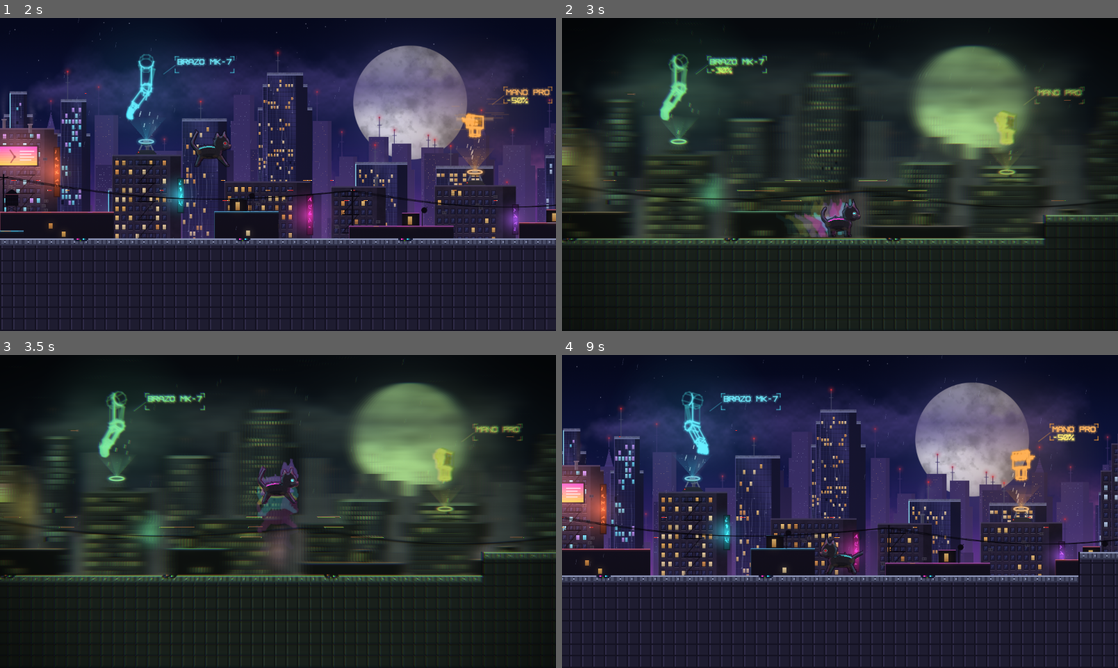
Above: before the commit, frames 1-4 (two rows, left to right).
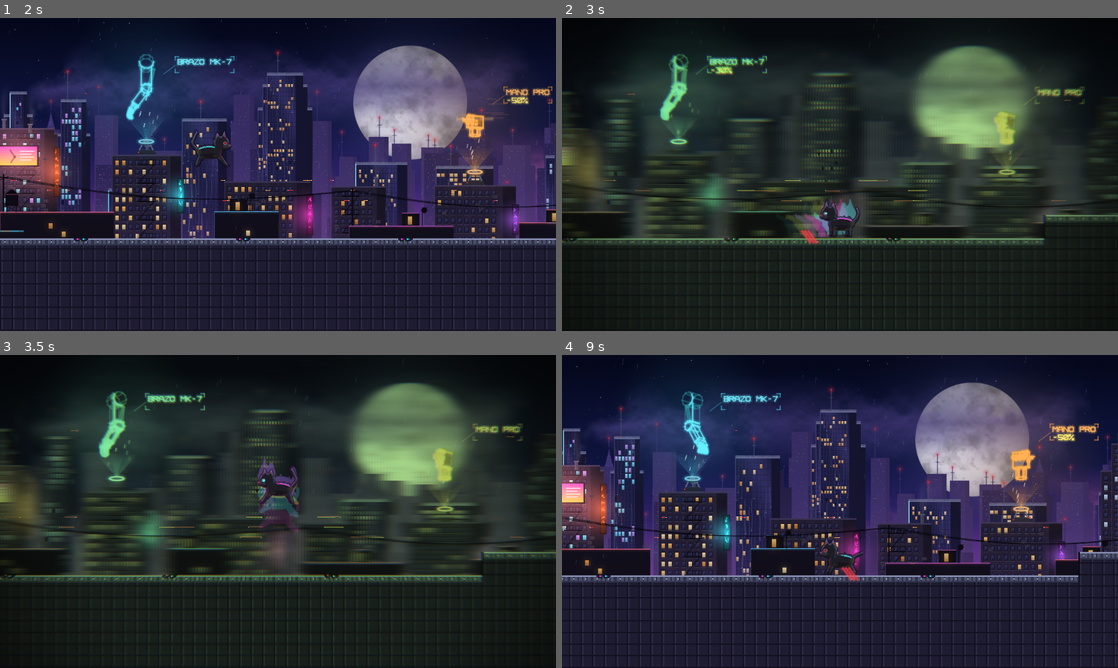
Above: after the commit, the same moments.

Repository: baltamiranocarrasco-ux/chronicles-of-the-kitten
Game: Godot game, scene res://scenes/test_level.tscn
The game is run twice, just before and just after one commit, with the same random seed, the same clock (stepped at 60 frames per second) and the same inputs.
Inputs (mouse positions are in pixels of both pictures, inside the frame that each line leads up to):
- Up to frame 1 (2 s): move the mouse to (400, 158) at 0.52 s; hold D (move_right) 0.53-1.28 s; tap E (interact) at 0.6 s; click (400, 158) at 0.67 s; tap Space (jump) at 0.77, 1.52 s; move the mouse to (166, 190) at 1.27 s; hold S (move_down) from 1.28 s (still down); tap Ctrl (slide) at 1.35 s; click (166, 190) at 1.42 s
- Up to frame 2 (3 s): move the mouse to (895, 105) at 2.02 s; release S (move_down) at 2.03 s; hold D (move_right) 2.03-2.78 s; tap Q (slow_time) at 2.1 s; click (895, 105) at 2.17 s; move the mouse to (812, 237) at 2.77 s; hold W (move_up) from 2.78 s (still down); tap Shift (sprint) at 2.85 s; click (812, 237) at 2.92 s
- Up to frame 3 (3.5 s): keep holding W (move_up); tap Space (jump) at 3.02 s
- Up to frame 4 (9 s): move the mouse to (1006, 558) at 3.52 s; release W (move_up) at 3.53 s; hold A (move_left) 3.53-5.03 s; tap R (stop_time) at 3.6, 7.35 s; click (1006, 558) at 3.67 s; tap Space (jump) at 3.77, 4.52, 6.02, 6.77, 7.52 s; move the mouse to (673, 464) at 4.27 s; tap E (interact) at 4.35, 8.1 s; click (673, 464) at 4.42 s; move the mouse to (867, 511) at 5.02 s; hold S (move_down) 5.03-5.78 s; tap Ctrl (slide) at 5.1, 8.85 s; click (867, 511) at 5.17 s; tap Enter at 5.75 s; move the mouse to (756, 433) at 5.77 s; hold D (move_right) 5.78-6.53 s; tap Q (slow_time) at 5.85 s; click (756, 433) at 5.92 s; move the mouse to (962, 495) at 6.52 s; hold W (move_up) 6.53-7.28 s; hold Shift (sprint) 6.53-7.28 s; click (962, 495) at 6.67 s; move the mouse to (728, 527) at 7.27 s; hold D (move_right) 7.28-8.03 s; click (728, 527) at 7.42 s; move the mouse to (895, 442) at 8.02 s; hold S (move_down) 8.03-8.78 s; click (895, 442) at 8.17 s; move the mouse to (812, 574) at 8.77 s; hold A (move_left) from 8.78 s (still down); click (812, 574) at 8.92 s

Frame 1 is identical in both runs. In frame 2, 0.4% of the frame differs, in the area x 42-54%, y 58-73%; in frame 3, 0.6%, in the area x 46-54%, y 33-57%; in frame 4, less than 0.1%.

Commit message:
Add a trust relationship with the cat through the mouse
The cat was a discarded experiment, so it starts out distrusting and
learns to trust the player slowly. Trust (0-100) lives in the CatBond
autoload and is saved to user://cat_bond.cfg, so it carries over between
sessions. Gains are capped at 15 per session and losses are not, so it
takes several sessions and drops faster than it grows. There is no bar:
the cat's behavior shows it.

effects/bond_controller.gd (on the player) reacts to the cursor:
- hostile (<20): hisses and swipes at a nearby cursor, leaving red
  scratch marks (visual only)
- wary (<50): backs off with flattened ears
- in both: keeping the cursor still nearby without touching builds trust
- tolerant (<80): lets you pet it (purr waves); after 3-6 s it warns
  (ears back, tail lashing) and bites if you keep going
- bonded (>=80): faces the cursor, headbutts it, allows 12-18 s of petting
  (hearts) and sleeps belly up
- trust drops on fast cursor swipes over it, clicks, waking it with a
  click and ignoring its warning; letting it sleep calmly raises it
- at 90+ the recall hologram turns pink and reads "SUJETO K-7 / ADOPTADO"
  without the crossed-out slash

Reactions run in a new MOOD player state that any movement input cancels
instantly, so petting never gets in the way of playing. The cursor is a
cyan crosshair. New HD poses (swipe with plasma claws, flinch, happy pet,
headbutt, warning, belly-up sleep) extend the sheet to 8x10; the pixel-art
option reuses existing frames for them.

Co-Authored-By: Claude Opus 5.5 <noreply@anthropic.com>
Claude-Session: https://claude.ai/code/session_01972UaWTLzmshJ9tyJgi3SZ

Diff:
--- /dev/null
+++ b/effects/bond_controller.gd
@@ -0,0 +1,299 @@
+extends Node2D
+## Relación con el gato a través del mouse (hijo del jugador).
+## Según la confianza guardada en CatBond reacciona distinto al cursor:
+##   hostil (< 20)      : si acercas el cursor bufa y lanza un zarpazo (arañazos
+##                        en pantalla, solo visuales). Si dejas el cursor quieto
+##                        cerca, sin tocarlo, va ganando confianza.
+##   desconfiado (< 50) : retrocede con las orejas aplastadas; igual que antes,
+##                        la paciencia (cursor quieto cerca) suma.
+##   tolerante (< 80)   : se deja acariciar (ronronea); si sigues demasiado,
+##                        avisa (orejas atrás, cola azotando) y si insistes muerde.
+##   apegado (>= 80)    : mira al cursor, da cabezazos, se deja acariciar mucho
+##                        más (corazones) y duerme panza arriba.
+## Restan confianza: pasar el cursor rápido por encima, hacer clic sobre él
+## (sobre todo dormido) e ignorar su aviso. Nada de esto afecta al juego:
+## el zarpazo no hace daño ni frena al gato.
+
+const REACT := 16.0 ## distancia del cursor al gato a la que reacciona (px del juego)
+const NEAR := 42.0 ## hasta aquí cuenta como "quedarse cerca" sin molestarlo
+const STILL_SPEED := 25.0 ## cursor quieto por debajo de esta velocidad (px/s)
+const FAST_SPEED := 380.0 ## pasar el cursor más rápido que esto por encima lo asusta
+const PATIENCE_TIME := 2.5 ## segundos de cursor quieto cerca para ganar confianza
+const PATIENCE_GAIN := 1.0
+const PET_GAIN := 1.2 ## por segundo de caricia
+const CALM_SLEEP_TIME := 30.0 ## dormir sin que lo molesten también suma
+const CALM_SLEEP_GAIN := 1.0
+const FAST_LOSS := 3.0
+const CLICK_LOSS := 2.0
+const WAKE_LOSS := 4.0
+const BITE_LOSS := 2.0
+const SWIPE_COOLDOWN := 1.8
+const WARN_TIME := 0.9 ## lo que dura el aviso antes de morder
+
+const SCRATCH := Color(1.0, 0.25, 0.3)
+const PURR := Color(0.8, 0.9, 1.0)
+const HEART := Color(1.0, 0.45, 0.7)
+
+## Solo para pruebas: si no es null, se usa en vez de la posición real del mouse
+var debug_mouse = null
+var click_pending := false ## clic izquierdo pendiente (también lo usan las pruebas)
+
+var _mouse_prev := Vector2.INF
+var _speed := 0.0
+var _patience := 0.0
+var _cooldown := 0.0
+var _pet_time := 0.0
+var _pet_limit := 4.0
+var _warn_left := 0.0
+var _calm_sleep := 0.0
+var _headbutt_wait := 0.0
+var _marks := [] ## arañazos: {pos, life}
+var _fx := [] ## ondas de ronroneo y corazones: {pos, vel, life, max, heart}
+
+@onready var player: CharacterBody2D = owner
+@onready var sprite: Sprite2D = owner.get_node("Sprite2D")
+
+
+func _ready() -> void:
+	# La R congela también esto (el gato congelado no reacciona)
+	process_mode = PROCESS_MODE_PAUSABLE
+	z_index = 3
+	_pet_limit = _new_pet_limit()
+	_set_cursor()
+
+
+func _exit_tree() -> void:
+	Input.set_custom_mouse_cursor(null)
+
+
+func _unhandled_input(event: InputEvent) -> void:
+	if event is InputEventMouseButton and event.pressed and event.button_index == MOUSE_BUTTON_LEFT:
+		click_pending = true
+
+
+func _process(delta: float) -> void:
+	var real := delta / Engine.time_scale
+	var mouse := _mouse()
+	if _mouse_prev != Vector2.INF:
+		_speed = lerpf(_speed, mouse.distance_to(_mouse_prev) / maxf(real, 0.0001), 0.35)
+	_mouse_prev = mouse
+	var clicked := click_pending
+	click_pending = false
+	_cooldown = maxf(_cooldown - real, 0.0)
+	_headbutt_wait = maxf(_headbutt_wait - real, 0.0)
+	_update_fx(real)
+
+	var dist := _distance_to_cat(mouse)
+	var over := dist <= 0.0
+
+	# Dormido: hacer clic lo despierta de mal humor; dejarlo en paz suma
+	if player.is_asleep():
+		_reset_petting()
+		if clicked and over:
+			player.wake_by_click()
+			CatBond.change(-WAKE_LOSS * (0.25 if CatBond.is_bonded() else 1.0))
+		elif not over and _speed < STILL_SPEED:
+			# Dejarlo dormir tranquilo (cursor lejos o quieto) también suma
+			_calm_sleep += real
+			if _calm_sleep >= CALM_SLEEP_TIME:
+				_calm_sleep = 0.0
+				CatBond.change(CALM_SLEEP_GAIN)
+		return
+	_calm_sleep = 0.0
+
+	if not player.can_react():
+		_reset_petting()
+		return
+
+	# Cursor brusco por encima o clic: lo asusta (menos si ya confía)
+	if over and _speed > FAST_SPEED and _cooldown <= 0.0:
+		if CatBond.is_bonded():
+			# Ya confía: un movimiento brusco solo lo incomoda un poco
+			CatBond.change(-FAST_LOSS * 0.3)
+			_cooldown = 1.0
+		else:
+			CatBond.change(-FAST_LOSS)
+			_scare(mouse)
+		return
+	if clicked and over and not CatBond.is_bonded():
+		CatBond.change(-CLICK_LOSS)
+		_scare(mouse)
+		return
+
+	if CatBond.is_hostile():
+		_hostile(mouse, dist, real)
+	elif CatBond.is_wary():
+		_wary(mouse, dist, real)
+	else:
+		_friendly(mouse, dist, over, real)
+
+
+# --- niveles ---------------------------------------------------------------
+
+func _hostile(mouse: Vector2, dist: float, real: float) -> void:
+	if dist < REACT:
+		if _cooldown <= 0.0:
+			_scare(mouse)
+		return
+	_patience_near(dist, real)
+
+
+func _wary(mouse: Vector2, dist: float, real: float) -> void:
+	if dist < REACT + 4.0:
+		# Retrocede mirando al cursor con las orejas aplastadas
+		player.face(signf(mouse.x - sprite.global_position.x))
+		player.play_mood(&"flinch")
+		return
+	if player.mood() == &"flinch":
+		player.end_mood()
+	_patience_near(dist, real)
+
+
+func _friendly(mouse: Vector2, dist: float, over: bool, real: float) -> void:
+	var bonded := CatBond.is_bonded()
+	if _warn_left > 0.0:
+		_warn_left -= real
+		if _warn_left <= 0.0:
+			if over and not bonded:
+				# Ignoraste el aviso: muerde
+				CatBond.change(-BITE_LOSS)
+				_scare(mouse)
+			_reset_petting()
+			_cooldown = 2.0
+		return
+	if over and _cooldown <= 0.0 and _speed < FAST_SPEED:
+		# Caricia
+		player.keep_awake()
+		player.play_mood(&"pet")
+		if _pet_time == 0.0:
+			_pet_limit = _new_pet_limit() # según la confianza de ahora
+		_pet_time += real
+		CatBond.change(PET_GAIN * real)
+		_emit_affection(real, bonded)
+		if _pet_time >= _pet_limit:
+			# Sobreestimulado: avisa antes de morder
+			player.play_mood(&"warn")
+			_warn_left = WARN_TIME
+		return
+	if player.mood() == &"pet":
+		player.end_mood()
+	_pet_time = maxf(_pet_time - real * 0.5, 0.0)
+	if bonded and dist < NEAR:
+		# Apegado: mira al cursor y a veces se acerca a darle un cabezazo
+		player.face(signf(mouse.x - sprite.global_position.x))
+		if dist < REACT and _speed < STILL_SPEED and _headbutt_wait <= 0.0:
+			_headbutt_wait = 3.0
+			player.play_mood(&"headbutt")
+			CatBond.change(0.5)
+	elif not bonded:
+		_patience_near(dist, real)
+
+
+func _patience_near(dist: float, real: float) -> void:
+	# Dejar que él se acostumbre: cursor quieto cerca, sin tocarlo
+	if dist < NEAR and _speed < STILL_SPEED:
+		_patience += real
+		if _patience >= PATIENCE_TIME:
+			_patience = 0.0
+			CatBond.change(PATIENCE_GAIN)
+	else:
+		_patience = maxf(_patience - real, 0.0)
+
+
+func _scare(mouse: Vector2) -> void:
+	# Zarpazo hacia el cursor; si lo alcanza deja arañazos (solo visuales)
+	player.face(signf(mouse.x - sprite.global_position.x))
+	player.play_mood(&"swipe")
+	_cooldown = SWIPE_COOLDOWN
+	_reset_petting()
+	if _distance_to_cat(mouse) < REACT + 6.0:
+		_marks.append({pos = mouse, life = 0.7})
+
+
+func _reset_petting() -> void:
+	_pet_time = 0.0
+	_warn_left = 0.0
+	_pet_limit = _new_pet_limit()
+
+
+func _new_pet_limit() -> float:
+	# Cuánto aguanta caricias antes de avisar (mucho más si confía)
+	return randf_range(12.0, 18.0) if CatBond.is_bonded() else randf_range(3.0, 6.0)
+
+
+# --- geometría ------------------------------------------------------------------
+
+func _mouse() -> Vector2:
+	return debug_mouse if debug_mouse != null else get_global_mouse_position()
+
+
+## Distancia del punto al gato (cuerpo y cabeza); <= 0 si está encima.
+func _distance_to_cat(p: Vector2) -> float:
+	var center := sprite.global_position
+	var f: float = player.facing()
+	var body := center + Vector2(f, 5.0)
+	var d_body := (Vector2((p.x - body.x) / 10.0, (p.y - body.y) / 6.0).length() - 1.0) * 6.0
+	var head := center + Vector2(7.5 * f, -2.0)
+	var d_head := p.distance_to(head) - 5.5
+	return minf(d_body, d_head)
+
+
+# --- efectos ----------------------------------------------------------------------
+
+func _emit_affection(real: float, bonded: bool) -> void:
+	if randf() > real * (2.5 if bonded else 3.0):
+		return
+	var head := sprite.global_position + Vector2(7.0 * player.facing(), -8.0)
+	var life := randf_range(0.8, 1.2)
+	_fx.append({pos = head + Vector2(randf_range(-3, 3), 0), vel = Vector2(randf_range(-4, 4), -12),
+			life = life, max = life, heart = bonded})
+
+
+func _update_fx(real: float) -> void:
+	for list in [_marks, _fx]:
+		for i in range(list.size() - 1, -1, -1):
+			var e: Dictionary = list[i]
+			e.life -= real
+			if e.life <= 0.0:
+				list.remove_at(i)
+			elif e.has("vel"):
+				e.pos += e.vel * real
+	queue_redraw()
+
+
+func _draw() -> void:
+	for m in _marks:
+		# Tres arañazos diagonales que se desvanecen
+		var a: float = m.life / 0.7
+		var p: Vector2 = to_local(m.pos)
+		for k in 3:
+			var o := Vector2(k * 2.2 - 2.2, 0)
+			draw_line(p + o + Vector2(-3, -4), p + o + Vector2(3, 4), Color(SCRATCH, 0.9 * a), 0.6, true)
+			draw_line(p + o + Vector2(-3, -4), p + o + Vector2(3, 4), Color(SCRATCH, 0.3 * a), 1.6, true)
+	for e in _fx:
+		var a: float = e.life / e.max
+		var p: Vector2 = to_local(e.pos)
+		if e.heart:
+			var c := Color(HEART, a)
+			draw_circle(p + Vector2(-0.7, 0), 0.8, c, true, -1.0, true)
+			draw_circle(p + Vector2(0.7, 0), 0.8, c, true, -1.0, true)
+			draw_colored_polygon(PackedVector2Array([p + Vector2(-1.5, 0.2), p + Vector2(1.5, 0.2), p + Vector2(0, 2.0)]), c)
+		else:
+			# Ondas de ronroneo
+			draw_arc(p, 1.6, -PI * 0.8, -PI * 0.2, 6, Color(PURR, 0.8 * a), 0.35, true)
+			draw_arc(p, 2.8, -PI * 0.8, -PI * 0.2, 8, Color(PURR, 0.5 * a), 0.35, true)
+
+
+func _set_cursor() -> void:
+	# Mira cian en lugar de la flecha del sistema
+	var size := 21
+	var img := Image.create(size, size, false, Image.FORMAT_RGBA8)
+	var c := Color(0.45, 0.95, 1.0)
+	var mid := size / 2
+	for i in size:
+		var gap := absi(i - mid) <= 2
+		if not gap:
+			img.set_pixel(i, mid, c)
+			img.set_pixel(mid, i, c)
+	img.set_pixel(mid, mid, c)
+	Input.set_custom_mouse_cursor(ImageTexture.create_from_image(img), Input.CURSOR_ARROW, Vector2(mid, mid))
--- a/effects/hologram_ads.gd
+++ b/effects/hologram_ads.gd
@@ -14,6 +14,7 @@
 const META := preload("res://assets/city/city_meta.gd")
 const COLORS := [Color(0.3, 0.92, 1.0), Color(1.0, 0.3, 0.85), Color(1.0, 0.64, 0.22)]
 const RECALL_COLOR := Color(1.0, 0.22, 0.2)
+const ADOPTED_COLOR := Color(1.0, 0.62, 0.78) ## cuando el gato confía del todo (CatBond.ADOPTED)
 const SLOT := 6.0 ## segundos que se muestra cada anuncio
 const SWITCH := 0.45 ## duración del colapso / despliegue al cambiar
 const LIFT := 36.0 ## altura del centro del holograma sobre el cabezal del proyector
@@ -127,7 +128,10 @@
 	var local := fmod(time, SLOT)
 	var unfold := clampf(minf(local, SLOT - local) / SWITCH, 0.0, 1.0)
 	unfold = unfold * unfold * (3.0 - 2.0 * unfold)
+	var adopted := index == RECALL and CatBond.trust >= CatBond.ADOPTED
 	var col: Color = RECALL_COLOR if index == RECALL else COLORS[index % COLORS.size()]
+	if adopted:
+		col = ADOPTED_COLOR
 
 	# Tubo fluorescente defectuoso: parpadeos cortos a ráfagas y, a veces, un
 	# salto de imagen que deja una copia desplazada un instante
@@ -172,7 +176,8 @@
 			var p := center + Vector2(_rnd.randf_range(-20, 20), _rnd.randf_range(-22, 22))
 			draw_rect(Rect2(p, Vector2(0.4, 0.4)), Color(col.lightened(0.3), 0.8 * (1.0 - unfold)))
 
-	_draw_label(ADS[index], center + Vector2(22, -20), col, unfold * flicker, time, index == RECALL)
+	var ad: Array = ["SUJETO K-7", "ADOPTADO"] if adopted else ADS[index]
+	_draw_label(ad, center + Vector2(22, -20), col, unfold * flicker, time, index == RECALL)
 
 
 func _draw_beam(spot: Dictionary, head: Vector2, center: Vector2, top_y: float, col: Color, flicker: float, time: float) -> void:
@@ -437,7 +442,7 @@
 	draw_set_transform(center + Vector2(0, -2), 0.0, Vector2(sx, unfold) / 3.0)
 	draw_texture(_cat_holo, -Vector2(CARD, CARD) / 2.0, Color(col, 0.95 * flicker))
 	draw_set_transform_matrix(Transform2D.IDENTITY)
-	if int(time * 3.0) % 3 != 0:
+	if CatBond.trust < CatBond.ADOPTED and int(time * 3.0) % 3 != 0:
 		var h := 10.0 * unfold
 		draw_line(center + Vector2(-13, h), center + Vector2(13, -h), Color(col, 0.9 * flicker), 0.6, true)
 		draw_line(center + Vector2(-13, h), center + Vector2(13, -h), Color(col, 0.25 * flicker), 2.0, true)
--- a/movment.gd
+++ b/movment.gd
@@ -14,6 +14,7 @@
 	SETTLING, ## da vueltas y se acuesta
 	SLEEPING,
 	ANGRY, ## lo despertaron: arquea el lomo y no obedece hasta terminar
+	MOOD, ## reacciona al mouse (effects/bond_controller.gd); moverse lo interrumpe
 }
 
 var state := State.NORMAL
@@ -134,6 +135,10 @@
 				_set_state(State.NORMAL)
 			elif wants_to_move:
 				_set_state(State.ANGRY)
+		State.MOOD:
+			# El jugador siempre tiene prioridad sobre las reacciones al mouse
+			if wants_to_move or not is_on_floor() or _any_action_pressed():
+				_set_state(State.NORMAL)
 
 func _any_action_pressed() -> bool:
 	for action in ["slow_time", "stop_time", "interact", "move_up", "move_down", "sprint", "slide"]:
@@ -150,7 +155,8 @@
 		State.SETTLING:
 			animationplayer.play("settle")
 		State.SLEEPING:
-			animationplayer.play("sleep")
+			# Con mucha confianza duerme panza arriba
+			animationplayer.play("sleep_belly" if CatBond.is_bonded() else "sleep")
 		State.ANGRY:
 			animationplayer.play("angry")
 
@@ -159,6 +165,52 @@
 		_set_state(State.SLEEPING)
 	elif anim_name == &"angry" and state == State.ANGRY:
 		_set_state(State.NORMAL)
+	elif state == State.MOOD:
+		_set_state(State.NORMAL) # terminó una reacción que no se repite
+
+# --- reacciones al mouse (las usa effects/bond_controller.gd) ------------------
+
+## Quieto en el suelo y sin estar durmiendo ni enojado: puede reaccionar.
+func can_react() -> bool:
+	return (state == State.NORMAL or state == State.MOOD) and is_on_floor() \
+			and absf(velocity.x) < 1.0 and not sliding
+
+## Reproduce una reacción (zarpazo, retroceder, dejarse acariciar...).
+func play_mood(anim: StringName) -> void:
+	if not can_react():
+		return
+	if state != State.MOOD:
+		state = State.MOOD
+		idle_time = 0.0
+	if animationplayer.current_animation != anim:
+		animationplayer.play(anim)
+
+func end_mood() -> void:
+	if state == State.MOOD:
+		_set_state(State.NORMAL)
+
+func mood() -> StringName:
+	return animationplayer.current_animation if state == State.MOOD else &""
+
+## Mira hacia un lado (-1 izquierda, 1 derecha) si está quieto.
+func face(dir: float) -> void:
+	if can_react() and dir != 0.0:
+		sprite2D.flip_h = dir < 0.0
+
+func facing() -> float:
+	return -1.0 if sprite2D.flip_h else 1.0
+
+func is_asleep() -> bool:
+	return state == State.SETTLING or state == State.SLEEPING
+
+## Hacer clic sobre el gato dormido lo despierta enojado.
+func wake_by_click() -> void:
+	if is_asleep():
+		_set_state(State.ANGRY)
+
+## Mientras lo acarician no se va a dormir.
+func keep_awake() -> void:
+	idle_time = 0.0
 
 func animations(direction, sprinting := false):
 	if sliding:
--- a/project.godot
+++ b/project.godot
@@ -13,6 +13,10 @@
 run/main_scene="uid://b7kittestlvl1"
 config/features=PackedStringArray("4.6", "Forward Plus")
 config/icon="res://icon.svg"
+
+[autoload]
+
+CatBond="*res://systems/cat_bond.gd"
 
 [display]
 
--- a/scenes/player.tscn
+++ b/scenes/player.tscn
@@ -5,6 +5,7 @@
 [ext_resource type="Script" path="res://effects/time_fx.gd" id="3_fx"]
 [ext_resource type="Script" path="res://time_powers.gd" id="4_powers"]
 [ext_resource type="Script" path="res://effects/spine_meter.gd" id="5_spine"]
+[ext_resource type="Script" path="res://effects/bond_controller.gd" id="6_bond"]
 
 [sub_resource type="RectangleShape2D" id="RectangleShape2D_body"]
 size = Vector2(20, 12)
@@ -165,8 +166,122 @@
 "values": [33, 34]
 }
 
+[sub_resource type="Animation" id="Animation_swipe"]
+resource_name = "swipe"
+length = 0.35
+loop_mode = 0
+step = 0.01
+tracks/0/type = "value"
+tracks/0/imported = false
+tracks/0/enabled = true
+tracks/0/path = NodePath("Sprite2D:frame")
+tracks/0/interp = 1
+tracks/0/loop_wrap = true
+tracks/0/keys = {
+"times": PackedFloat32Array(0.0, 0.09, 0.23),
+"transitions": PackedFloat32Array(1, 1, 1),
+"update": 1,
+"values": [64, 65, 66]
+}
+
+[sub_resource type="Animation" id="Animation_flinch"]
+resource_name = "flinch"
+length = 0.7
+loop_mode = 1
+step = 0.01
+tracks/0/type = "value"
+tracks/0/imported = false
+tracks/0/enabled = true
+tracks/0/path = NodePath("Sprite2D:frame")
+tracks/0/interp = 1
+tracks/0/loop_wrap = true
+tracks/0/keys = {
+"times": PackedFloat32Array(0.0, 0.35),
+"transitions": PackedFloat32Array(1, 1),
+"update": 1,
+"values": [67, 68]
+}
+
+[sub_resource type="Animation" id="Animation_pet"]
+resource_name = "pet"
+length = 0.8
+loop_mode = 1
+step = 0.01
+tracks/0/type = "value"
+tracks/0/imported = false
+tracks/0/enabled = true
+tracks/0/path = NodePath("Sprite2D:frame")
+tracks/0/interp = 1
+tracks/0/loop_wrap = true
+tracks/0/keys = {
+"times": PackedFloat32Array(0.0, 0.4),
+"transitions": PackedFloat32Array(1, 1),
+"update": 1,
+"values": [69, 70]
+}
+
+[sub_resource type="Animation" id="Animation_headbutt"]
+resource_name = "headbutt"
+length = 0.75
+loop_mode = 0
+step = 0.01
+tracks/0/type = "value"
+tracks/0/imported = false
+tracks/0/enabled = true
+tracks/0/path = NodePath("Sprite2D:frame")
+tracks/0/interp = 1
+tracks/0/loop_wrap = true
+tracks/0/keys = {
+"times": PackedFloat32Array(0.0, 0.15, 0.35, 0.5),
+"transitions": PackedFloat32Array(1, 1, 1, 1),
+"update": 1,
+"values": [71, 69, 71, 69]
+}
+
+[sub_resource type="Animation" id="Animation_warn"]
+resource_name = "warn"
+length = 0.78
+loop_mode = 0
+step = 0.01
+tracks/0/type = "value"
+tracks/0/imported = false
+tracks/0/enabled = true
+tracks/0/path = NodePath("Sprite2D:frame")
+tracks/0/interp = 1
+tracks/0/loop_wrap = true
+tracks/0/keys = {
+"times": PackedFloat32Array(0.0, 0.12, 0.24, 0.36, 0.48),
+"transitions": PackedFloat32Array(1, 1, 1, 1, 1),
+"update": 1,
+"values": [72, 73, 72, 73, 72]
+}
+
+[sub_resource type="Animation" id="Animation_sleep_belly"]
+resource_name = "sleep_belly"
+length = 1.3333
+loop_mode = 1
+step = 0.01
+tracks/0/type = "value"
+tracks/0/imported = false
+tracks/0/enabled = true
+tracks/0/path = NodePath("Sprite2D:frame")
+tracks/0/interp = 1
+tracks/0/loop_wrap = true
+tracks/0/keys = {
+"times": PackedFloat32Array(0.0, 0.3333, 0.6667, 1.0),
+"transitions": PackedFloat32Array(1, 1, 1, 1),
+"update": 1,
+"values": [74, 75, 76, 77]
+}
+
 [sub_resource type="AnimationLibrary" id="AnimationLibrary_cat"]
 _data = {
+&"sleep_belly": SubResource("Animation_sleep_belly"),
+&"warn": SubResource("Animation_warn"),
+&"headbutt": SubResource("Animation_headbutt"),
+&"pet": SubResource("Animation_pet"),
+&"flinch": SubResource("Animation_flinch"),
+&"swipe": SubResource("Animation_swipe"),
 &"slide": SubResource("Animation_slide"),
 &"idle": SubResource("Animation_idle"),
 &"run": SubResource("Animation_run"),
@@ -188,7 +303,7 @@
 scale = Vector2(0.333333, 0.333333)
 texture = ExtResource("2_sheet")
 hframes = 8
-vframes = 8
+vframes = 10
 
 [node name="CollisionShape2D" type="CollisionShape2D" parent="."]
 position = Vector2(0, 9)
@@ -208,3 +323,6 @@
 
 [node name="SpineMeter" type="Node2D" parent="."]
 script = ExtResource("5_spine")
+
+[node name="BondController" type="Node2D" parent="."]
+script = ExtResource("6_bond")
--- /dev/null
+++ b/systems/cat_bond.gd
@@ -0,0 +1,82 @@
+extends Node
+## Confianza del gato en el jugador (autoload "CatBond"), de 0 a 100.
+## El gato fue un experimento descartado: empieza desconfiando de todos y
+## aprende a confiar de a poco. Se guarda en user://cat_bond.cfg, así que
+## la relación continúa entre partidas.
+##
+## Sube despacio (con un tope por sesión, para que tome varias partidas) y
+## baja más rápido de lo que sube. No se muestra con una barra: se nota en
+## cómo reacciona el gato (effects/bond_controller.gd).
+
+signal trust_changed(value: float)
+
+const SAVE_PATH := "user://cat_bond.cfg"
+const MAX_TRUST := 100.0
+const SESSION_GAIN_CAP := 15.0 ## lo máximo que puede subir en una sesión de juego
+
+## Niveles de la relación
+const WARY := 20.0 ## por debajo: hostil (bufa y araña)
+const TOLERANT := 50.0 ## por debajo: desconfiado (retrocede)
+const BONDED := 80.0 ## desde aquí: apegado (se acerca, cabezazos, panza arriba)
+const ADOPTED := 90.0 ## el holograma de retiro pasa de DESCARTADO a ADOPTADO
+
+var trust := 0.0
+var session_gain := 0.0
+
+var _dirty := false
+var _save_wait := 0.0
+
+
+func _ready() -> void:
+	process_mode = PROCESS_MODE_ALWAYS
+	var cfg := ConfigFile.new()
+	if cfg.load(SAVE_PATH) == OK:
+		trust = clampf(float(cfg.get_value("bond", "trust", 0.0)), 0.0, MAX_TRUST)
+
+
+## Cambia la confianza. Las subidas se recortan al tope de la sesión.
+func change(amount: float) -> void:
+	if amount > 0.0:
+		amount = minf(amount, SESSION_GAIN_CAP - session_gain)
+		if amount <= 0.0:
+			return
+		session_gain += amount
+	var before := trust
+	trust = clampf(trust + amount, 0.0, MAX_TRUST)
+	if trust != before:
+		_dirty = true
+		trust_changed.emit(trust)
+
+
+func is_hostile() -> bool:
+	return trust < WARY
+
+
+func is_wary() -> bool:
+	return trust >= WARY and trust < TOLERANT
+
+
+func is_bonded() -> bool:
+	return trust >= BONDED
+
+
+func save() -> void:
+	var cfg := ConfigFile.new()
+	cfg.set_value("bond", "trust", trust)
+	cfg.save(SAVE_PATH)
+	_dirty = false
+
+
+func _process(delta: float) -> void:
+	# Guarda como mucho cada 2 s mientras cambia (y siempre al cerrar)
+	if _dirty:
+		_save_wait -= delta
+		if _save_wait <= 0.0:
+			_save_wait = 2.0
+			save()
+
+
+func _notification(what: int) -> void:
+	if what == NOTIFICATION_WM_CLOSE_REQUEST or what == NOTIFICATION_PREDELETE:
+		if _dirty:
+			save()
Binary file changed: assets/cat/cat_sheet.png
Not shown, added: effects/bond_controller.gd.uid
Not shown, added: systems/cat_bond.gd.uid
